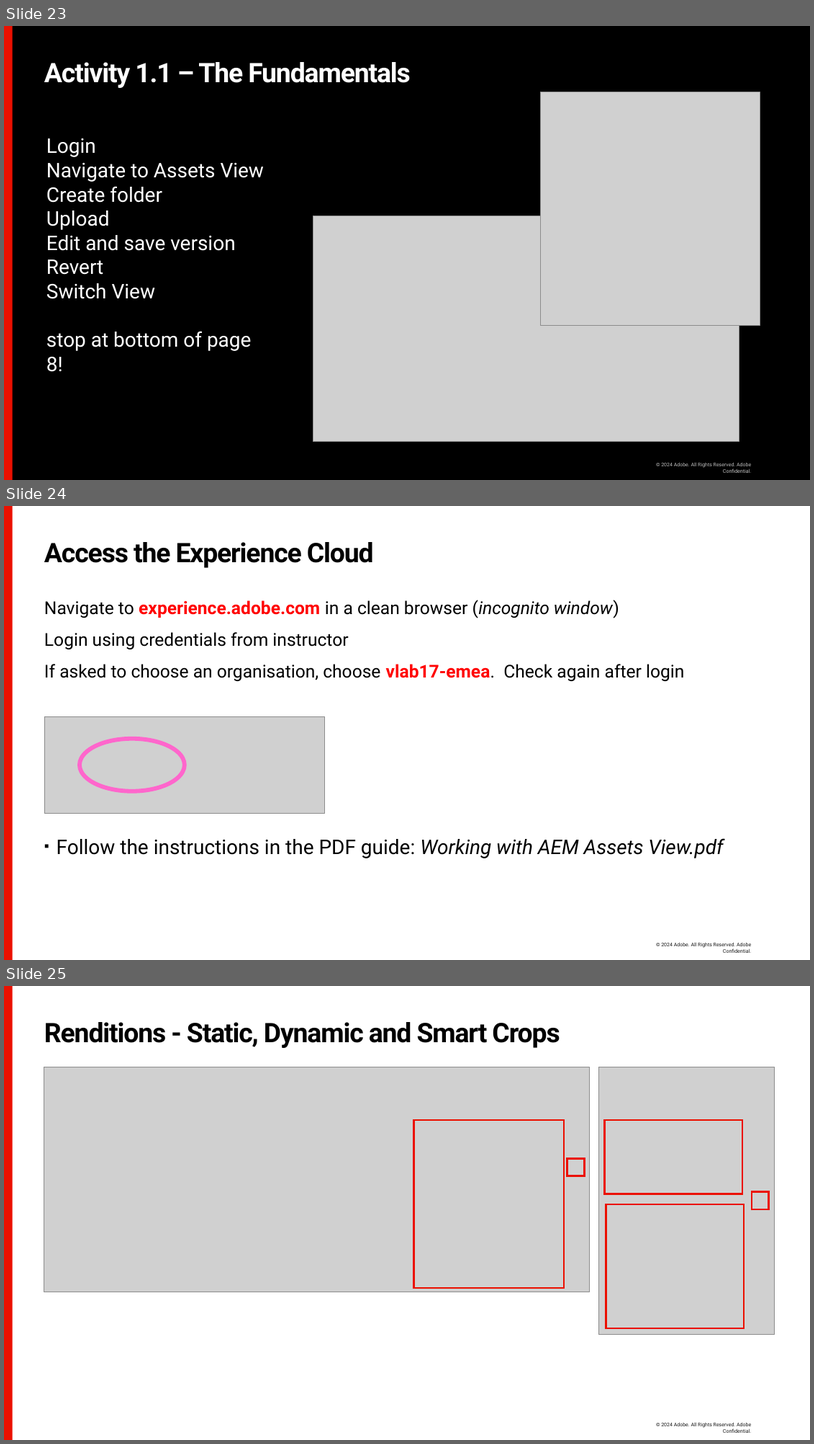
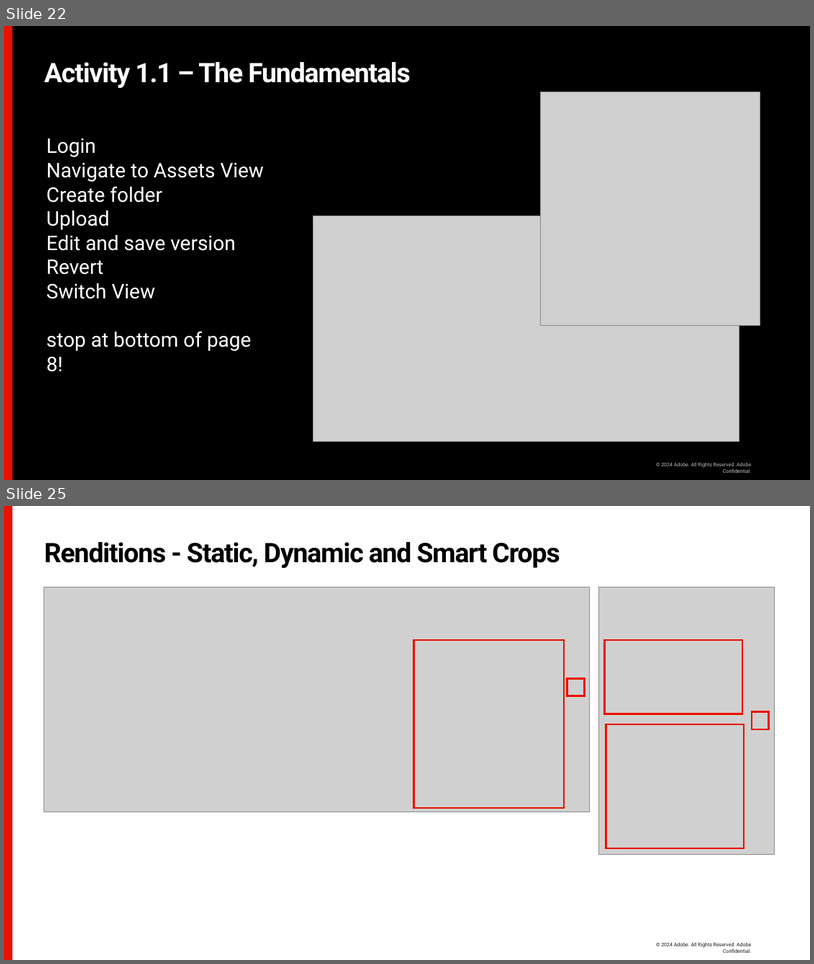
Before and after one commit to rfreemo/accelerator-aem-work-with-assetsview, a slide deck: presentation/aem-assets-working-assetsview.pptx. Shown one above the other, each under a label of ours: slides 23, 24 and 25 before the commit, slides 22 and 25 after it; the slides between them are not shown. The pictures are 814x1444 and 814x964 pixels, drawn with LibreOffice and Linux fonts; fonts in the diff are those of the drawing; grey boxes stand for pictures; background and template pictures are left out. Boxes give left, top, right and bottom in pixels: in the first picture for what was removed or moved away, otherwise in the second. Text is boxed around its words. In the diff, an @@ line names an element or a change of style, - is before the commit and + after.

```diff
--- a/presentation/aem-assets-working-assetsview.pptx
+++ b/presentation/aem-assets-working-assetsview.pptx
@@ slide 24 removed at (4,506,810,960), background #FFFFFF; not listed: 2 template elements that a slide beside it also shows @@
@@ title removed at (44,542,374,568) @@
-Access the Experience Cloud
@@ text removed at (44,600,684,681) @@
-Navigate to experience.adobe.com in a clean browser (incognito window)
-Login using credentials from instructor
-If asked to choose an organisation, choose vlab17-emea. Check again after login
@@ picture removed at (44,716,325,813) @@
@@ ellipse removed at (80,739,185,791) @@
@@ text removed at (57,838,723,858) @@
-▪ Follow the instructions in the PDF guide: Working with AEM Assets View.pdf
@@ what was slide 23 is now slide 22 @@
```
Also in this commit, not shown: 5 slides changed, 3 slides added, 2 other slides removed, 2 other files.
